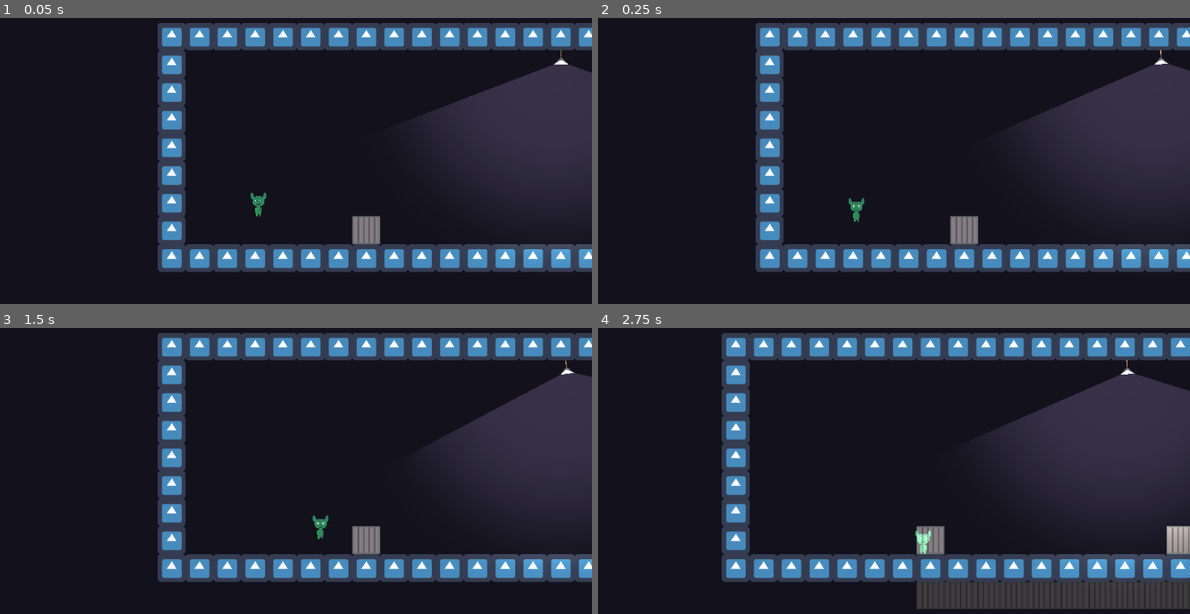
Above: before the commit, frames 1-4 (two rows, left to right).
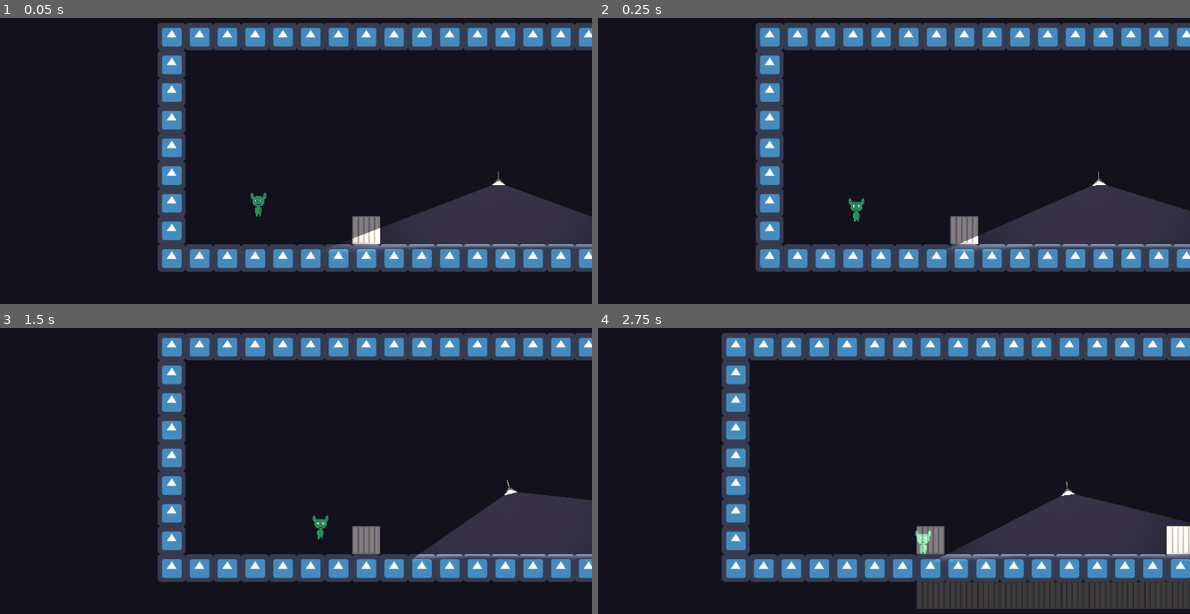
Above: after the commit, the same moments.

Repository: totalfreak/Nightmare-hotel
Game: Godot game, scene res://Scenes/Worlds/Main.tscn
Two runs of this game, one before a commit and one after it. Both use one fixed random seed, a clock stepped at 60 frames per second and the inputs below. The engine's default icon, where the game draws it, is replaced by a stand-in: a white triangle on a blue panel in a dark square.
Inputs (mouse positions are in pixels of both pictures, inside the frame that each line leads up to):
- Up to frame 1 (0.05 s): no input
- Up to frame 2 (0.25 s): no input
- Up to frame 3 (1.5 s): move the mouse to (402, 493) at 0.52 s; hold Right (ui_right) from 0.53 s (still down); tap E (interact) at 0.6, 1.35 s; tap Space (Jump) at 0.77 s; move the mouse to (124, 531) at 1.27 s
- Up to frame 4 (2.75 s): tap Space (Jump) at 1.52 s; move the mouse to (923, 428) at 2.02 s; release Right (ui_right) at 2.03 s; hold Left (ui_left) from 2.03 s (still down); tap E (interact) at 2.1 s

The runs differ from the first frame. In frame 1, 14% of the frame differs, in the area x 55-100%, y 11-83%; in frame 2, 14%; in frame 3, 11%; in frame 4, 16%, in the area x 56-100%, y 11-82%.

Commit message:
Fix not getting hit by light when standing by vent, but not inside

Diff:
--- a/Scenes/Worlds/Main.tscn
+++ b/Scenes/Worlds/Main.tscn
@@ -25,7 +25,7 @@
 
 [node name="Fire" parent="Player" index="3"]
 
-frame = 2
+frame = 1
 
 [node name="Torch2" parent="." index="1" instance=ExtResource( 2 )]
 
@@ -41,13 +41,12 @@
 [node name="Ceiling Lamp" parent="." index="3" instance=ExtResource( 3 )]
 
 editor/display_folded = false
-position = Vector2( 608, -48 )
+position = Vector2( 464, 232 )
 
 [node name="Ceiling Lamp" parent="Ceiling Lamp" index="0"]
 
 can_sleep = true
 linear_velocity = Vector2( 25, 0 )
-linear_damp = 1.0
 
 [node name="TileMap" type="TileMap" parent="." index="4"]
 
@@ -107,7 +106,6 @@
 
 [node name="Vent2" type="Sprite" parent="Ventilation" index="1"]
 
-editor/display_folded = true
 position = Vector2( 576, 0 )
 texture = ExtResource( 5 )
 _sections_unfolded = [ "Transform", "Visibility", "Z Index" ]
@@ -124,7 +122,7 @@
 audio_bus_override = false
 audio_bus_name = "Master"
 script = ExtResource( 6 )
-_sections_unfolded = [ "Collision" ]
+_sections_unfolded = [ "Audio Bus" ]
 
 [node name="CollisionShape2D" type="CollisionShape2D" parent="Ventilation/Vent2/Vent Area2D" index="0"]
 
--- a/Scripts/Globals.gd
+++ b/Scripts/Globals.gd
@@ -27,7 +27,8 @@
 func check_if_player_in_light(position, length):
 	var space_state = get_world_2d().direct_space_state
 	#print((player.global_position - global_position).normalized())
-	result = space_state.intersect_ray(position, player.global_position)
+	# Fire ray from the light position towards player position, at the player physics layer
+	result = space_state.intersect_ray(position, player.global_position, [], 1)
 	#print(result)
 	if result:
 		if result.collider == player and position.distance_to(player.global_position)  / 20 < length:
Not shown: 1 places in Scenes/Worlds/Main.tscn that only renumber resources
